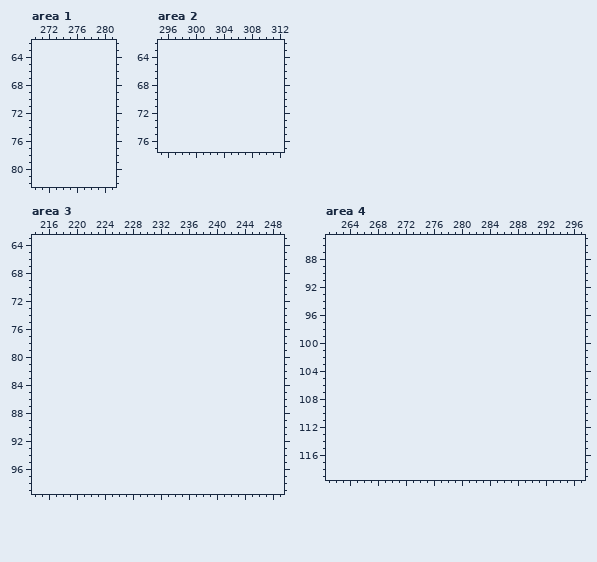
One commit to this pixel-art file: Aesprite Files/Scientist_House_Tiles_n_Props.aseprite. The picture above was drawn from the file before the commit.
208x208 pixels, 1 frame. Shown: area 1: x 270..281, y 62..82; area 2: x 295..312, y 62..77; area 3: x 214..249, y 63..99; area 4: x 261..297, y 85..119. The old version is drawn lined up with the new one, on the new canvas. The commit also changed other parts of the picture, which this record leaves out.
Visible layers, top first: "Layer 2", "Layer 1", "Layer 3" opacity 49%.
Palette (. is transparent): 
Once edited:
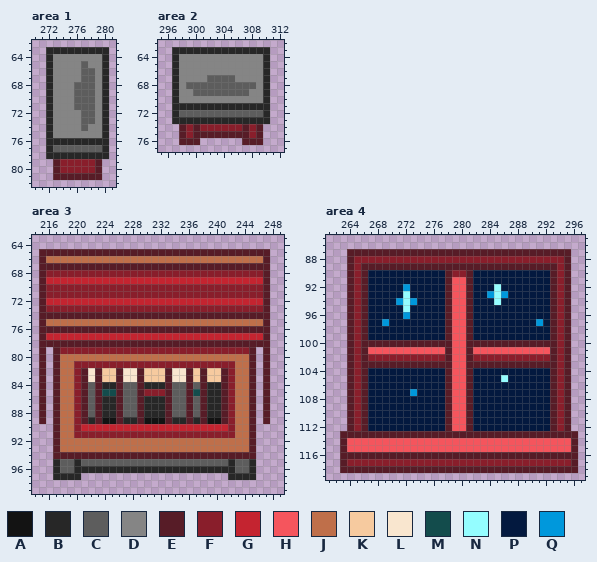
Colours new in this view: A #131313  B #272727  C #5d5d5d  D #858585  E #571c27  F #891e2b  G #c42430  H #f5555d  J #bf6f4a  K #f6ca9f  L #f9e6cf  M #134c4c  N #94fdff  P #03193f  Q #0098dc
Changes in this commit:
canvas 208x208 -> 400x208, the old top-left corner now at 0,-2 (the part of the old canvas that was cut away was empty and is not shown)
Area 1:
y 63: x 272..280 ......... -> BBBBBBBBB
y 64: x 272..280 ......... -> BDDDDDDDB
y 65: x 272..280 ......... -> BDDDDCDDB
y 66..67: x 272..280 ......... -> BDDDDCCDB
y 68..71: x 272..280 ......... -> BDDDCCCDB
y 72..73: x 272..280 ......... -> BDDDDCCDB
y 74: x 272..280 ......... -> BDDDDCDDB
y 75: x 272..280 ......... -> BDDDDDDDB
y 76: x 272..280 ......... -> BBBBBBBBB
y 77: x 272..280 ......... -> BCCCCCCCB
y 78: x 272..280 ......... -> BBBBBBBBB
y 79..80: x 273..279 ....... -> EFFFFFE
y 81: x 273..279 ....... -> EEEEEEE
Area 2:
y 63: x 297..310 .............. -> BBBBBBBBBBBBBB
y 64..66: x 297..310 .............. -> BDDDDDDDDDDDDB
y 67: x 297..310 .............. -> BDDDDCCCCDDDDB
y 68: x 297..310 .............. -> BDCCCCCCCCCCDB
y 69: x 297..310 .............. -> BDDCCCCCCCCDDB
y 70: x 297..310 .............. -> BDDDDDDDDDDDDB
y 71: x 297..310 .............. -> BBBBBBBBBBBBBB
y 72: x 297..310 .............. -> BCCCCCCCCCCCCB
y 73: x 297..310 .............. -> BBBBBBBBBBBBBB
y 74: x 298..309 ............ -> EFEFFFFFFEFE
y 75: x 298..309 ............ -> EFEEEEEEEEFE
y 76: x 298..300 ... -> EEE; x 307..309 ... -> EEE
Area 3:
y 65: x 215..247 ................................. -> EEEEEEEEEEEEEEEEEEEEEEEEEEEEEEEEE
y 66: x 215..247 ................................. -> EJJJJJJJJJJJJJJJJJJJJJJJJJJJJJJJE
y 67: x 215..247 ................................. -> EEEEEEEEEEEEEEEEEEEEEEEEEEEEEEEEE
y 68: x 215..247 ................................. -> EFFFFFFFFFFFFFFFFFFFFFFFFFFFFFFFE
y 69: x 215..247 ................................. -> EGGGGGGGGGGGGGGGGGGGGGGGGGGGGGGGE
y 70..71: x 215..247 ................................. -> EFFFFFFFFFFFFFFFFFFFFFFFFFFFFFFFE
y 72: x 215..247 ................................. -> EGGGGGGGGGGGGGGGGGGGGGGGGGGGGGGGE
y 73: x 215..247 ................................. -> EFFFFFFFFFFFFFFFFFFFFFFFFFFFFFFFE
y 74: x 215..247 ................................. -> EEEEEEEEEEEEEEEEEEEEEEEEEEEEEEEEE
y 75: x 215..247 ................................. -> EJJJJJJJJJJJJJJJJJJJJJJJJJJJJJJJE
y 76: x 215..247 ................................. -> EEEEEEEEEEEEEEEEEEEEEEEEEEEEEEEEE
y 77: x 215..247 ................................. -> EGGGGGGGGGGGGGGGGGGGGGGGGGGGGGGGE
y 78: x 215..247 ................................. -> EEEEEEEEEEEEEEEEEEEEEEEEEEEEEEEEE
y 79: x 215 . -> E; x 217..245 ............................. -> EFFFFFFFFFFFFFFFFFFFFFFFFFFFE; x 247 . -> E
y 80: x 215 . -> E; x 217..245 ............................. -> EJJJJJJJJJJJJJJJJJJJJJJJJJJJE; x 247 . -> E
y 81: x 215 . -> E; x 217..245 ............................. -> EJJFFFFFFFFFFFFFFFFFFFFFFFJJE; x 247 . -> E
y 82..83: x 215 . -> E; x 217..245 ............................. -> EJJFELEKKELLEKKKELLEKEKKEFJJE; x 247 . -> E
y 84: x 215 . -> E; x 217..245 ............................. -> EJJFECEBBECCEBBBECCECEBBEFJJE; x 247 . -> E
y 85: x 215 . -> E; x 217..245 ............................. -> EJJFECEMMECCEFFFECCEMEBBEFJJE; x 247 . -> E
y 86..88: x 215 . -> E; x 217..245 ............................. -> EJJFECEBBECCEBBBECCECEBBEFJJE; x 247 . -> E
y 89: x 215 . -> E; x 217..245 ............................. -> EJJFEBEAAEBBEAAAEBBEBEAAEFJJE; x 247 . -> E
y 90: x 217..245 ............................. -> EJJFGGGGGGGGGGGGGGGGGGGGGFJJE
y 91: x 217..245 ............................. -> EJJFFFFFFFFFFFFFFFFFFFFFFFJJE
y 92..93: x 217..245 ............................. -> EJJJJJJJJJJJJJJJJJJJJJJJJJJJE
y 94: x 217..245 ............................. -> EEEEEEEEEEEEEEEEEEEEEEEEEEEEE
y 95: x 217..245 ............................. -> BCCBCCCCCCCCCCCCCCCCCCCCCBCCB
y 96: x 217..245 ............................. -> BCCBBBBBBBBBBBBBBBBBBBBBBBCCB
y 97: x 217..220 .... -> BBBB; x 242..245 .... -> BBBB
Area 4:
y 87: x 264..295 ................................ -> EEEEEEEEEEEEEEEEEEEEEEEEEEEEEEEE
y 88: x 264..295 ................................ -> EFFFFFFFFFFFFFFFFFFFFFFFFFFFFFFE
y 89: x 264..295 ................................ -> EFEEEEEEEEEEEEEEEEEEEEEEEEEEEEFE
y 90: x 264..295 ................................ -> EFEPPPPPPPPPPPEFFEPPPPPPPPPPPEFE
y 91: x 264..295 ................................ -> EFEPPPPPPPPPPPEHHEPPPPPPPPPPPEFE
y 92: x 264..295 ................................ -> EFEPPPPPQPPPPPEHHEPPPNPPPPPPPEFE
y 93: x 264..295 ................................ -> EFEPPPPPNPPPPPEHHEPPQNQPPPPPPEFE
y 94: x 264..295 ................................ -> EFEPPPPQNQPPPPEHHEPPPNPPPPPPPEFE
y 95: x 264..295 ................................ -> EFEPPPPPNPPPPPEHHEPPPPPPPPPPPEFE
y 96: x 264..295 ................................ -> EFEPPPPPQPPPPPEHHEPPPPPPPPPPPEFE
y 97: x 264..295 ................................ -> EFEPPQPPPPPPPPEHHEPPPPPPPPPQPEFE
y 98..99: x 264..295 ................................ -> EFEPPPPPPPPPPPEHHEPPPPPPPPPPPEFE
y 100: x 264..295 ................................ -> EFEEEEEEEEEEEEEHHEEEEEEEEEEEEEFE
y 101: x 264..295 ................................ -> EFEHHHHHHHHHHHEHHEHHHHHHHHHHHEFE
y 102: x 264..295 ................................ -> EFEFFFFFFFFFFFEHHEFFFFFFFFFFFEFE
y 103: x 264..295 ................................ -> EFEEEEEEEEEEEEEHHEEEEEEEEEEEEEFE
y 104: x 264..295 ................................ -> EFEPPPPPPPPPPPEHHEPPPPPPPPPPPEFE
y 105: x 264..295 ................................ -> EFEPPPPPPPPPPPEHHEPPPPNPPPPPPEFE
y 106: x 264..295 ................................ -> EFEPPPPPPPPPPPEHHEPPPPPPPPPPPEFE
y 107: x 264..295 ................................ -> EFEPPPPPPQPPPPEHHEPPPPPPPPPPPEFE
y 108..112: x 264..295 ................................ -> EFEPPPPPPPPPPPEHHEPPPPPPPPPPPEFE
y 113: x 263..296 .................................. -> EEEEEEEEEEEEEEEEEEEEEEEEEEEEEEEEEE
y 114..115: x 263..296 .................................. -> EHHHHHHHHHHHHHHHHHHHHHHHHHHHHHHHHE
y 116: x 263..296 .................................. -> EEEEEEEEEEEEEEEEEEEEEEEEEEEEEEEEEE
y 117: x 263..296 .................................. -> EFFFFFFFFFFFFFFFFFFFFFFFFFFFFFFFFE
y 118: x 263..296 .................................. -> EEEEEEEEEEEEEEEEEEEEEEEEEEEEEEEEEE
Where, in picture pixels (left, top, right, bottom), the same in both pictures:
added: (46, 47, 109, 180)
added: (172, 47, 270, 145)
added: (39, 249, 270, 480)
added: (340, 249, 578, 473)
